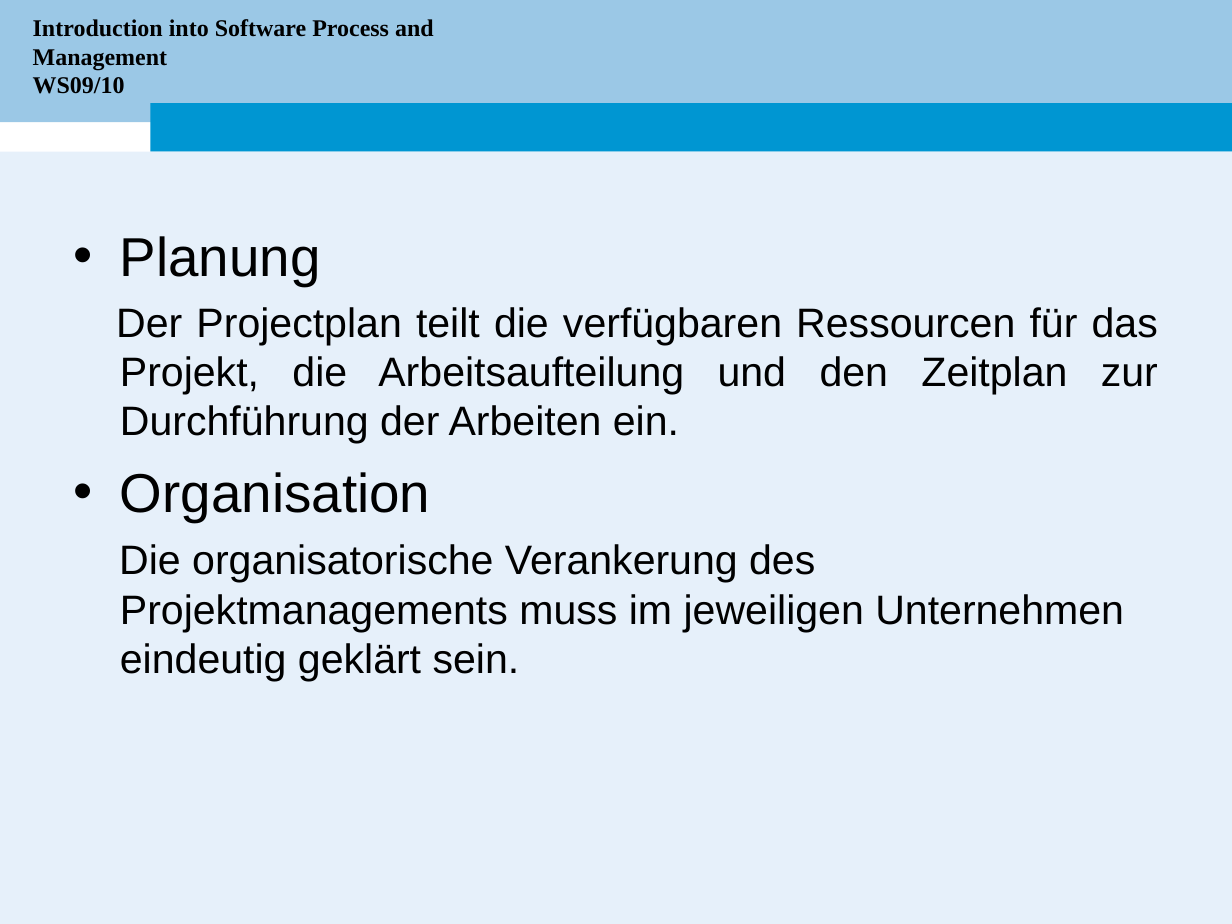
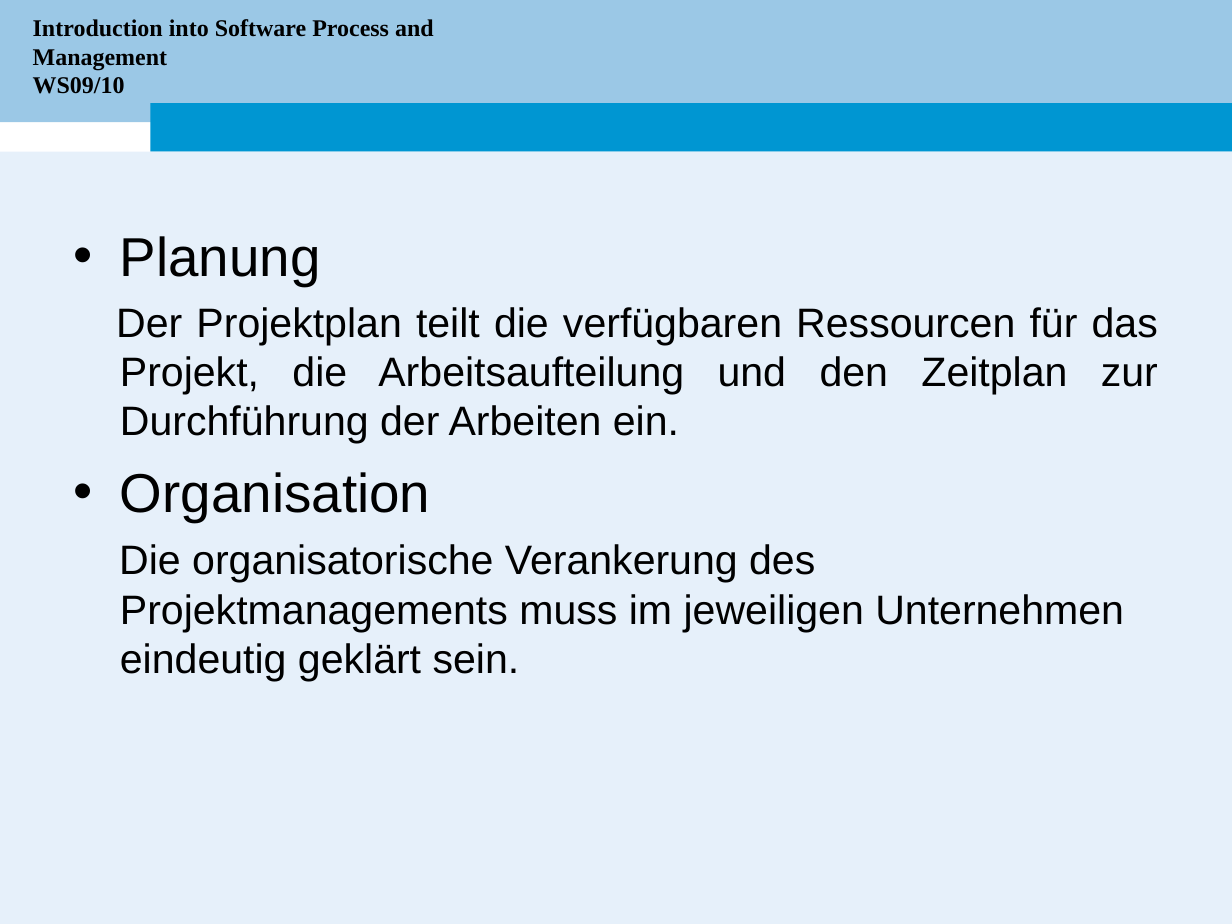
Before and after one commit to electrojit/simeonov, a slide deck: slide 17 of WS10/Bachelor Seminar/Presentaetion/Seminar-Simeonov.ppt (slide 6 before the commit). Drawn at 1232x924 pixels with LibreOffice and Linux fonts; fonts in the diff are those of the drawing; background and template pictures are left out. Boxes give left, top, right and bottom in pixels: in the first picture for what was removed or moved away, otherwise in the second. Text is boxed around its words. In the diff, an @@ line names an element or a change of style, - is before the commit and + after.

```diff
--- a/WS10/Bachelor Seminar/Presentaetion/Seminar-Simeonov.ppt
+++ b/WS10/Bachelor Seminar/Presentaetion/Seminar-Simeonov.ppt
@@ text at (116, 307, 1158, 444): text changed @@
-Der Projectplan teilt die verfügbaren Ressourcen für das Projekt, die Arbeitsaufteilung und den Zeitplan zur Durchführung der Arbeiten ein.
+Der Projektplan teilt die verfügbaren Ressourcen für das Projekt, die Arbeitsaufteilung und den Zeitplan zur Durchführung der Arbeiten ein.
```
Also in this commit, not shown: 6 other slides changed, 4 slides added, 2 slides removed.
